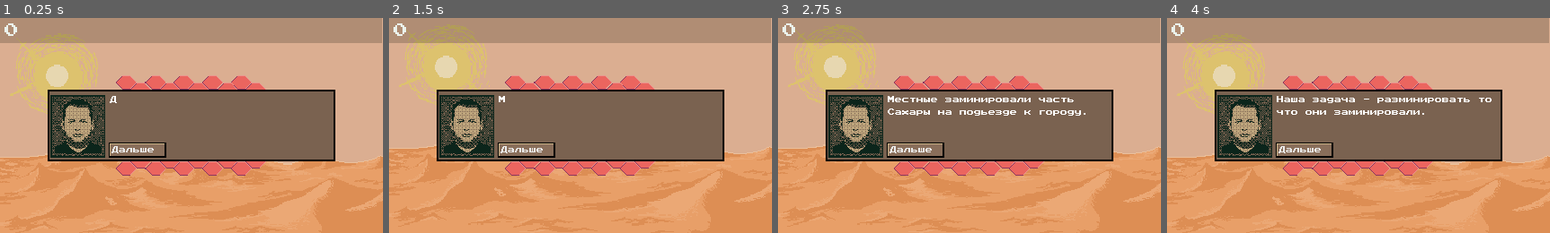
Above: before the commit, frames 1-4 (left to right).
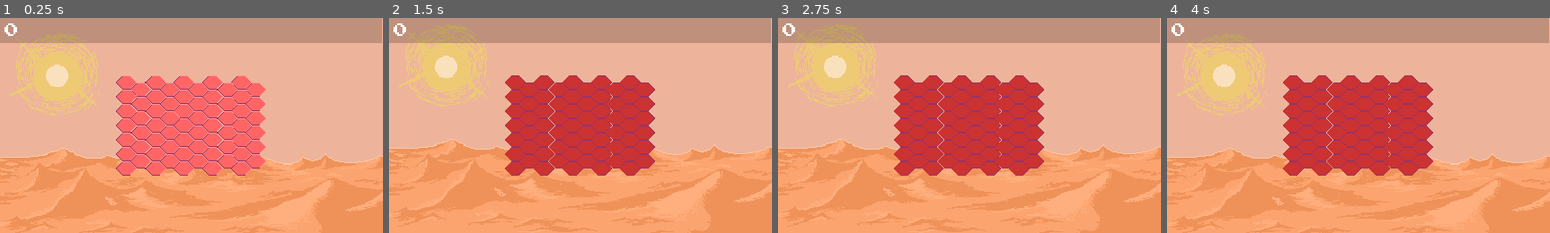
Above: after the commit, the same moments.

Repository: vitalya-dev/Frank
Game: Godot game, scene res://Scenes/Level_1/Level_1.tscn
The game is run twice, just before and just after one commit, with the same random seed, the same clock (stepped at 60 frames per second) and the same inputs. This scene is started directly instead of the project's main scene. Sound files missing from this copy of the repository are replaced by a short silence.
Inputs (mouse positions are in pixels of both pictures, inside the frame that each line leads up to):
- Up to frame 1 (0.25 s): no input
- Up to frame 2 (1.5 s): click (526, 149) at 0.5 s, where only the run before the commit has a clickable "Дальше"; click (526, 149) at 1.25 s, where only the run before the commit has a clickable "Дальше"
- Up to frame 3 (2.75 s): click (915, 149) at 2 s, where only the run before the commit has a clickable "Дальше"
- Up to frame 4 (4 s): tap Enter at 2.75 s; move the mouse to (1293, 82) at 2.77 s; click (1293, 82) at 2.92 s; tap Space at 3.5 s; move the mouse to (1324, 82) at 3.52 s; click (1324, 82) at 3.67 s

The runs differ from the first frame. In frame 1, 25% of the frame differs, in the area x 12-88%, y 33-67%; in frame 2, 29%, in the area x 12-88%, y 26-74%; in frame 3, 29%; in frame 4, 29%.
Error after the commit: Parse Error: The method "_play_while_music_play" isn't declared in the current class. (res://Scenes/Level_1/Level_1.gd:56)

Commit message:
Still Working.

Diff:
--- a/Scenes/Level_0/Level_0.gd
+++ b/Scenes/Level_0/Level_0.gd
@@ -47,34 +47,24 @@
 			return
 		1:
 			yield(_show_text(mission_text_2), "completed")
-			$Music.stream = music[0]
-			$Music.play()
-			$Music.fade_in()
 			_mission(part+1)
 			return
 		2:
-			yield(_play_while_music_play(), "completed")
-			_mission(part+1)
-			return
+			_setup_gameplay(music[0])
+			if yield(_play(), "completed"):
+				_mission(part+1)
+				return
+			else:
+				yield(_show_text(nonono_text), "completed")
+				_mission(part)
+				return
 		3:
 			yield(_play_final_screen(), "completed")
-			_stamped_mark()
 			while (yield(Events, "event")["owner"] != "mouse"):
 				pass
 			_mission(part+1)
 			return
 		4:
-			match _score_to_mark($Score.value):
-				"A":
-					_mission(part+1)
-				"B":
-					_mission(part+1)
-				_:
-					yield(_show_text(nonono_text), "completed")
-					emit_signal("fail")
-			return
-
-		5:
 			yield(_show_text(mission_text_3), "completed")
 			_mission(part+1)
 			return
--- a/Scenes/Shared/BaseLevel.gd
+++ b/Scenes/Shared/BaseLevel.gd
@@ -17,7 +17,6 @@
 func _start_level():
 	#$Music.pitch_scale = 10
 	$BG.show_default(bg_frame)
-	$Score.max_value(a_score())
 	yield(get_tree(), "idle_frame")
 	_mission(0)
 
@@ -45,21 +44,22 @@
 	$VictorySFX.play()
 	yield($VictorySFX, "finished")
 
-func _stamped_mark():
-	var grade = preload('res://Scenes/Shared/Grade.tscn').instance()
-	add_child(grade, true);
-	grade.position = Vector2(63, 53)
-	grade.stamped(_score_to_mark($Score.value))
 
-func _hide_mark():
-	$Grade.queue_free()
+func _prepare_field(mines):
+	$Field.reset()
+	$Field.distribute_mines(mines)
+	$Field.get_safty_tile().swing()
+	$OpenSFX.play()
 
-func _show_text(text):
-	_prepare_field(0)
-	yield(_message_window(text), "completed")
+func _setup_gameplay(music):
+	$Music.stream = music
+	$Score.reset()
+	$Score.max_value = music.get_length() * scores_in_sec
 
-func _play_while_music_play():
-	while $Music.is_playing():
+func _play():
+	$Music.play()
+	$Music.fade_in()
+	while $Music.is_playing() and $Score.current < $Score.max_value:
 		_prepare_field(mines)
 		if (yield(_solve(), "completed")):
 			$VictorySFX.play()
@@ -75,6 +75,37 @@
 			$BG.show_default(bg_frame)
 			#===========================#
 			continue
+	$Music.stop()
+	return $Score.current >= $Score.max_value
+
+func _solve():
+	var _result = null
+	##################################
+	while true:
+		var event = yield(Events, "event")
+		_play_sfx(event)
+		_add_score(event)
+		if _failed(event):
+			_result = false
+			break
+		elif _solved(event):
+			_result = true
+			break
+	##################################
+	return _result
+
+func _failed(event):
+	if event["owner"] == "music" and event["name"] == "finished":
+		return true
+	if event["name"] == "tile_open" and event["tile"].mine:
+		return true
+	return false
+
+func _solved(event):
+	if $Field.solved():
+		return true
+	else:
+		return false
 
 func _play_sfx(event):
 	if event["owner"] == "field" and event["name"] == "tile_open":
@@ -86,6 +117,17 @@
 		$FlagSFX.play()
 		$Voice.talk()
 
+func _add_score(event):
+	if event["name"] == "tile_open":
+		$Score.value += 5
+	elif event["name"] == "tile_flag":
+		$Score.value += 1
+	elif event["name"] == "tile_unflag":
+		$Score.value += 1
+
+func _show_text(text):
+	_prepare_field(0)
+	yield(_message_window(text), "completed")
 
 func _message_window(messages):
 	var message_window = preload('res://Scenes/Shared/MessageWindow.tscn').instance()
@@ -102,81 +144,3 @@
 	message_window.get_node("Message").avatar_10 = preload("res://Assets/Graphics/Avatars/avatar_ahmed_dead.png")
 	add_child(message_window, true);
 	yield(message_window, "tree_exited")
-
-
-func _prepare_field(mines):
-	$Field.reset()
-	$Field.distribute_mines(mines)
-	$Field.get_safty_tile().swing()
-	$OpenSFX.play()
-
-
-
-func _failed(event):
-	if event["name"] == "tile_open" and event["tile"].mine:
-		return true
-	else:
-		return false
-
-func _solved(event):
-	if event["owner"] == "music" and event["name"] == "finished":
-		return true
-	elif $Field.solved():
-		return true
-	else:
-		return false
-
-func _add_score(event):
-	if event["name"] == "tile_open":
-		$Score.value += 5
-	elif event["name"] == "tile_flag":
-		$Score.value += 1
-	elif event["name"] == "tile_unflag":
-		$Score.value += 1
-
-func _score_to_mark(score):
-	var top_score = a_score()
-	if score > a_score():
-		return "A"
-	elif score > top_score * 0.8:
-		return "B"
-	elif score > top_score * 0.6:
-		return "C"
-	elif score > top_score * 0.4:
-		return "D"
-	else:
-		return "F"
-
-func a_score():
-	var _a_score = 0
-	for i in music:
-		_a_score += i.get_length() * scores_in_sec
-	return _a_score
-
-func b_score():
-	return a_score() * 0.8
-
-func c_score():
-	return a_score() * 0.6
-
-func d_score():
-	return a_score() * 0.4
-
-
-func _solve():
-	var _result = null
-	##################################
-	while true:
-		var event = yield(Events, "event")
-		_play_sfx(event)
-		_add_score(event)
-		if _failed(event):
-			_result = false
-			$Score.value -= 300
-			break
-		elif _solved(event):
-			_result = true
-			$Score.value += 150
-			break
-	##################################
-	return _result
--- a/Scenes/Shared/Score.gd
+++ b/Scenes/Shared/Score.gd
@@ -6,6 +6,8 @@
 # var b = "text"
 
 var value = 0 setget value_set, value_get
+var max_value = 0 setget max_value_set, max_value_get
+var current  setget ,current_value_get
 var _score = value
 
 # Called when the node enters the scene tree for the first time.
@@ -18,8 +20,20 @@
 func value_get():
 	return value
 
-func max_value(val):
+func max_value_set(val):
 	$ProgressBar.max_value = val
+
+func max_value_get():
+	return $ProgressBar.max_value
+
+func reset():
+	value = 0
+	_score = 0
+	$ProgressBar.max_value = 0
+	$ProgressBar.value = 0
+
+func current_value_get():
+	return $ProgressBar.value
 
 # Called every frame. 'delta' is the elapsed time since the previous frame.
 func _process(delta):
